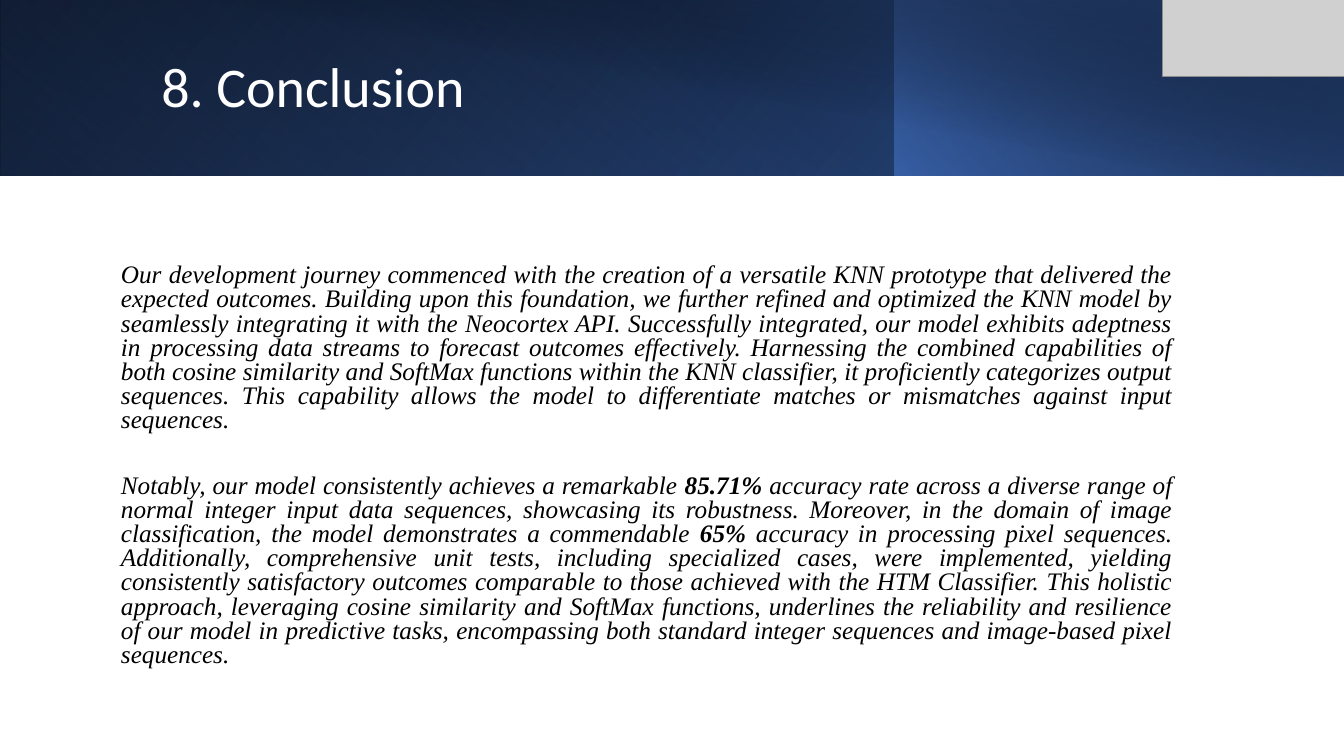
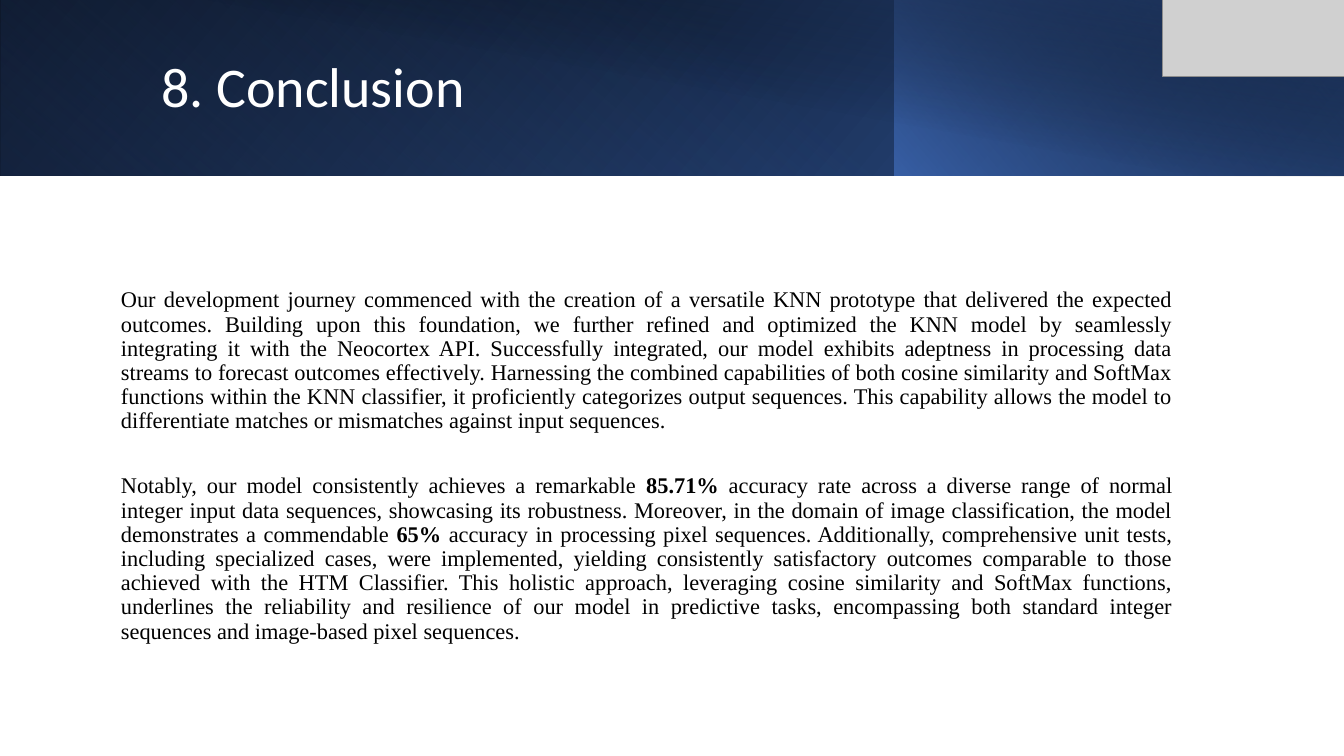
Before and after one commit to IndranilSaha09/neocortexapi, a slide deck: slide 13 of source/MySEProject/IMPLEMENT AND INVESTIGATE KNN - rookie_developer.pptx. Drawn at 1344x756 pixels with LibreOffice and Linux fonts; fonts in the diff are those of the drawing; grey boxes stand for pictures. Boxes give left, top, right and bottom in pixels: in the first picture for what was removed or moved away, otherwise in the second. Text is boxed around its words. In the diff, an @@ line names an element or a change of style, - is before the commit and + after.

```diff
--- a/source/MySEProject/IMPLEMENT AND INVESTIGATE KNN - rookie_developer.pptx
+++ b/source/MySEProject/IMPLEMENT AND INVESTIGATE KNN - rookie_developer.pptx
@@ text "Our development journey commenced with ..." at (121, 291, 1172, 644): size 18 to 16 pt, italic off; line spacing 0.8 to 0.9 @@
```
Also in this commit, not shown: 8 other slides changed.
